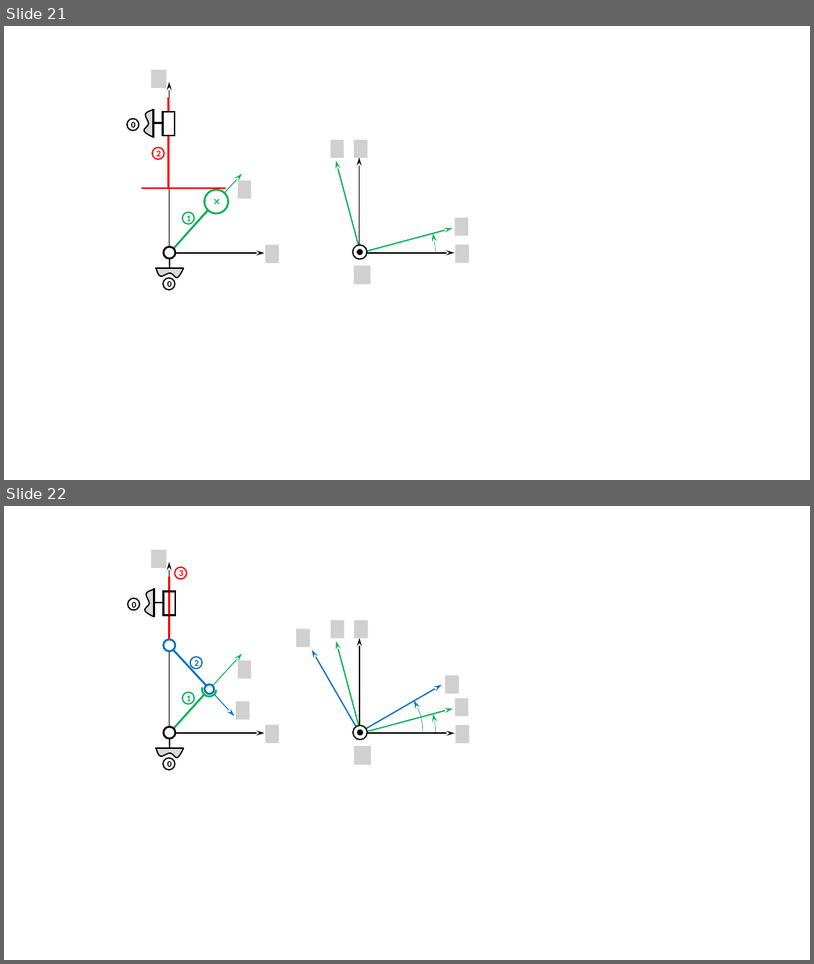
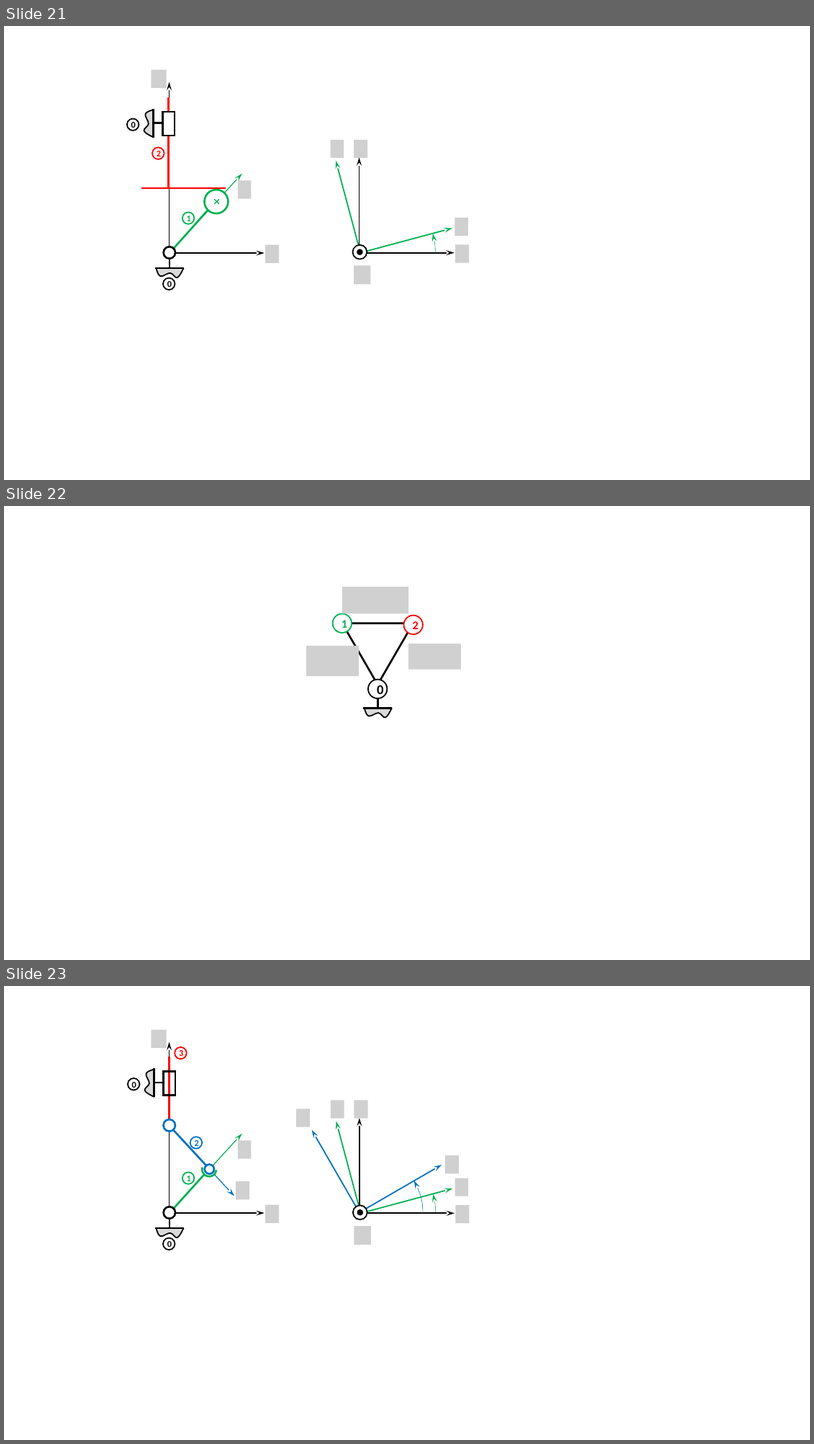
Before and after one commit to xpessoles/ExercicesCompetences, a slide deck: MecanismesDeBase/Figures.pptx. Shown one above the other, each under a label of ours: slides 21 and 22 before the commit, slides 21, 22 and 23 after it. The pictures are 814x964 and 814x1444 pixels, drawn with LibreOffice and Linux fonts; fonts in the diff are those of the drawing; grey boxes stand for pictures; background and template pictures are left out. Boxes give left, top, right and bottom in pixels: in the first picture for what was removed or moved away, otherwise in the second. Text is boxed around its words. In the diff, an @@ line names an element or a change of style, - is before the commit and + after.

```diff
--- a/MecanismesDeBase/Figures.pptx
+++ b/MecanismesDeBase/Figures.pptx
@@ slide 22 added at (4, 506, 810, 960), background #FFFFFF @@
@@ picture added at (342, 587, 409, 613) @@
@@ ellipse added at (333, 614, 352, 633), fill #FFFFFF, outline #00B050 1.5 pt, 14 pt, text #00B050, bold @@
+1
@@ triangle added at (342, 623, 413, 685), outline #000000 2.25 pt @@
@@ ellipse added at (404, 615, 422, 634), fill #FFFFFF, outline #FF0000 1.5 pt, 14 pt, text #FF0000, bold @@
+2
@@ picture added at (306, 646, 359, 676) @@
@@ picture added at (409, 644, 461, 669) @@
@@ ellipse added at (368, 679, 387, 698), fill #FFFFFF, outline #000000 1.5 pt, 16 pt, text #000000, bold @@
+0
@@ line added from (378, 698) to (378, 708), #000000 2.25 pt @@
@@ line added from (392, 708) to (363, 708), #000000 2.25 pt @@
@@ freeform shape added at (365, 708, 392, 717), fill #D9D9D9, outline #000000 1.5 pt @@
@@ what was slide 22 is now slide 23 @@
```
Also in this commit, not shown: 4 other files.
